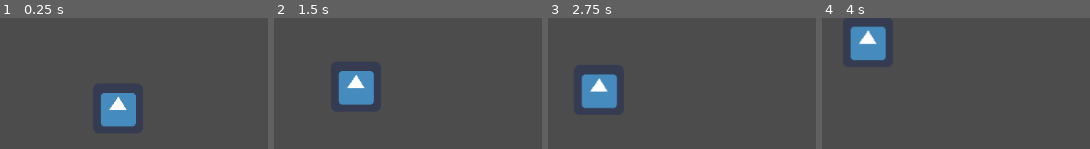
Above: before the commit, frames 1-4 (left to right).
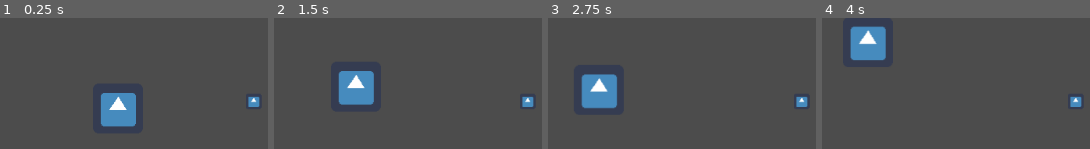
Above: after the commit, the same moments.

Repository: iarzuaga/willbros
Game: Godot game, scene res://Scripts/stage.tscn
The game is run twice, just before and just after one commit, with the same random seed, the same clock (stepped at 60 frames per second) and the same inputs. The engine's default icon, where the game draws it, is replaced by a stand-in: a white triangle on a blue panel in a dark square.
Inputs:
- Up to frame 1 (0.25 s): no input
- Up to frame 2 (1.5 s): tap Enter at 0.5 s; hold W (Up) 0.53-1.28 s; hold A (Rigth) 0.53-1.28 s; hold S (Down) from 1.28 s (still down); tap A (Rigth) at 1.35 s
- Up to frame 3 (2.75 s): release S (Down) at 2.03 s; hold W (Up) from 2.03 s (still down); hold A (Rigth) from 2.03 s (still down)
- Up to frame 4 (4 s): release A (Rigth) at 2.78 s; tap A (Rigth) at 2.85 s; release W (Up) at 3.53 s; hold D (Left) from 3.53 s (still down); hold A (Rigth) from 3.53 s (still down)

The runs differ from the first frame. In frame 1, 0.3% of the frame differs, in the area x 92-98%, y 60-68%; in frame 2, 0.3%; in frame 3, 0.3%; in frame 4, 0.3%.

Commit message:
Done partial grab and drop, throw tbd

Diff:
--- /dev/null
+++ b/WllBrosProject/Scripts/Area2D.gd
@@ -0,0 +1,14 @@
+extends KinematicBody2D
+signal hit
+# class member variables go here, for example:
+# var a = 2
+# var b = "textvar"
+
+func _ready():
+	# Called when the node is added to the scene for the first time.
+	# Initialization here
+	pass
+
+func _process(delta):
+
+	pass
--- a/WllBrosProject/Scripts/Player.gd
+++ b/WllBrosProject/Scripts/Player.gd
@@ -3,12 +3,12 @@
 export var velocity = Vector2()
 export var speed = 800
 export var vel_i = Vector2(0,0)
+onready var object_grabbed = []
 func _ready():
 
 	pass
 
 func _physics_process(delta):
-
 	vel_i = Vector2(0,0)
 	velocity = Vector2(0, 0)
 
@@ -25,6 +25,23 @@
 		vel_i.x -=1
 
 	vel_i = speed * vel_i.normalized()
+
+	if Input.is_action_just_pressed("Interact"):
+		print(object_grabbed)
+		var grab_zone = $pick_area
+		if object_grabbed:
+			if vel_i:
+				##throw
+				pass
+			else:
+				self.get_parent().add_child(object_grabbed[0])
+				object_grabbed.remove(0)
+		else:
+			if grab_zone.get_overlapping_bodies():
+				var object = grab_zone.get_overlapping_bodies()[0]
+				object_grabbed.append(object)
+				object.get_parent().remove_child(object)
+
 	velocity.x = lerp(velocity.x, vel_i.x, 0.1)
 	velocity.y = lerp(velocity.y, vel_i.y, 0.1)
 	move_and_slide(velocity, Vector2(0,0), 25.0)
--- /dev/null
+++ b/WllBrosProject/Scripts/object.gd
@@ -0,0 +1,19 @@
+extends KinematicBody2D
+
+export var value = 0
+export var object_name = ""
+export var object_weight = 0
+
+# class member variables go here, for example:
+# var a = 2
+# var b = "textvar"
+
+func _ready():
+	# Called when the node is added to the scene for the first time.
+	# Initialization here
+	pass
+
+#func _process(delta):
+#	# Called every frame. Delta is time since last frame.
+#	# Update game logic here.
+#	pass
--- /dev/null
+++ b/WllBrosProject/Scripts/object.tscn
@@ -0,0 +1,31 @@
+[gd_scene load_steps=4 format=2]
+
+[ext_resource path="res://Scripts/object.gd" type="Script" id=1]
+[ext_resource path="res://icon.png" type="Texture" id=2]
+
+[sub_resource type="RectangleShape2D" id=1]
+
+custom_solver_bias = 0.0
+extents = Vector2( 10, 10 )
+
+[node name="object" type="KinematicBody2D"]
+
+position = Vector2( 324.783, 107.002 )
+input_pickable = false
+collision_layer = 1
+collision_mask = 1
+collision/safe_margin = 0.08
+script = ExtResource( 1 )
+value = 0
+object_name = ""
+object_weight = 0
+
+[node name="CollisionShape2D" type="CollisionShape2D" parent="." index="0"]
+
+shape = SubResource( 1 )
+
+[node name="Sprite" type="Sprite" parent="." index="1"]
+
+position = Vector2( -0.0275717, -0.0793447 )
+scale = Vector2( 0.30464, 0.304639 )
+texture = ExtResource( 2 )
--- a/WllBrosProject/Scripts/stage.tscn
+++ b/WllBrosProject/Scripts/stage.tscn
@@ -1,17 +1,22 @@
-[gd_scene load_steps=4 format=2]
+[gd_scene load_steps=6 format=2]
 
 [ext_resource path="res://Scripts/Player.gd" type="Script" id=1]
 [ext_resource path="res://icon.png" type="Texture" id=2]
+[ext_resource path="res://Scripts/object.tscn" type="PackedScene" id=3]
 
-[sub_resource type="CapsuleShape2D" id=1]
+[sub_resource type="RectangleShape2D" id=1]
 
 custom_solver_bias = 0.0
-radius = 10.0
-height = 20.0
+extents = Vector2( 10, 10 )
+
+[sub_resource type="RectangleShape2D" id=2]
+
+custom_solver_bias = 0.0
+extents = Vector2( 10, 31.7024 )
 
 [node name="player" type="Node" index="0"]
 
-[node name="KinematicBody2D" type="KinematicBody2D" parent="." index="0"]
+[node name="player" type="KinematicBody2D" parent="." index="0"]
 
 position = Vector2( 151, 116 )
 input_pickable = false
@@ -23,10 +28,32 @@
 speed = 800
 vel_i = Vector2( 0, 0 )
 
-[node name="Sprite" type="Sprite" parent="KinematicBody2D" index="0"]
+[node name="Sprite" type="Sprite" parent="player" index="0"]
 
 texture = ExtResource( 2 )
 
-[node name="CollisionShape2D" type="CollisionShape2D" parent="KinematicBody2D" index="1"]
+[node name="CollisionShape2D" type="CollisionShape2D" parent="player" index="1"]
 
+position = Vector2( -0.177974, 0.00660348 )
+scale = Vector2( 3.20966, 3.19731 )
 shape = SubResource( 1 )
+
+[node name="pick_area" type="Area2D" parent="player" index="2"]
+
+input_pickable = true
+gravity_vec = Vector2( 0, 1 )
+gravity = 98.0
+linear_damp = 0.1
+angular_damp = 1.0
+audio_bus_override = false
+audio_bus_name = "Master"
+
+[node name="CollisionShape2D" type="CollisionShape2D" parent="player/pick_area" index="0"]
+
+position = Vector2( 46.4155, 0 )
+scale = Vector2( 1.00949, 1 )
+shape = SubResource( 2 )
+
+[node name="object" parent="." index="1" instance=ExtResource( 3 )]
+
+object_name = ""
